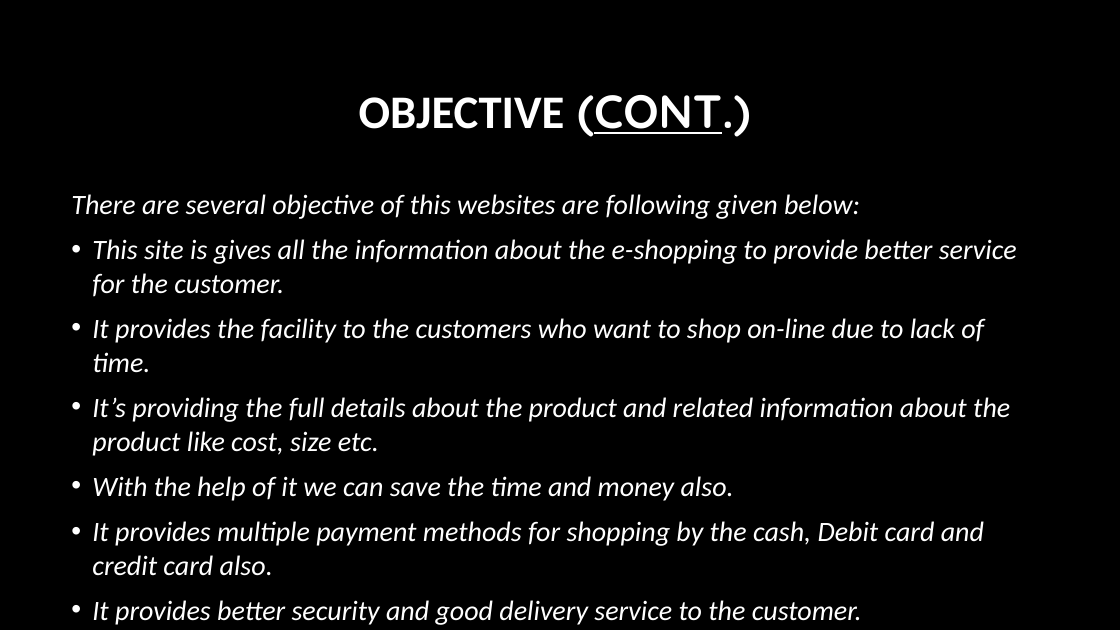
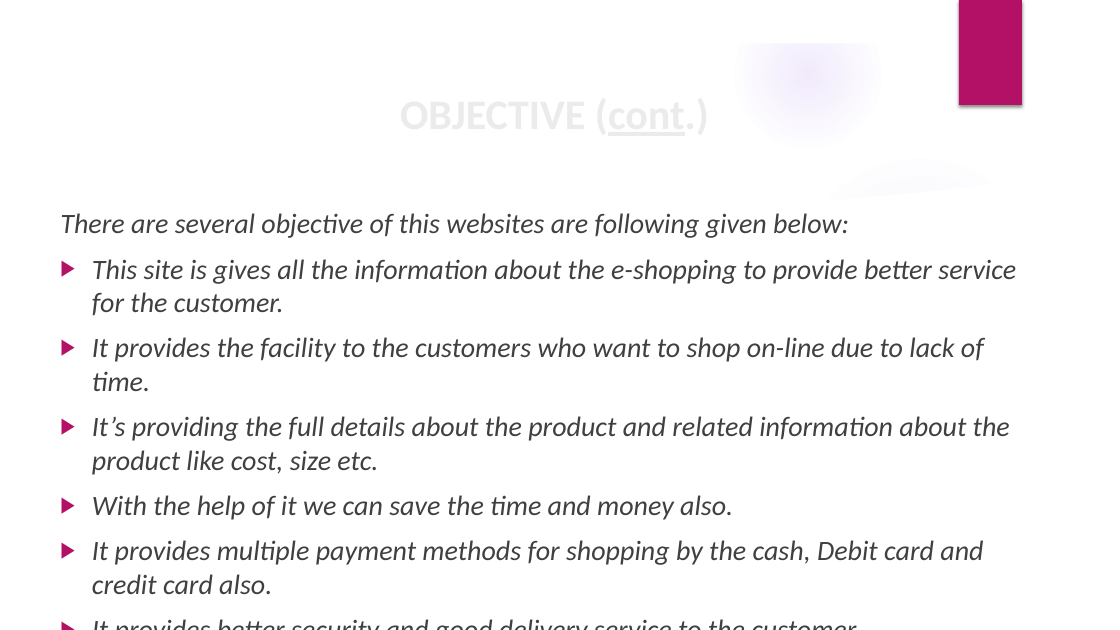
Before and after one commit to lalitgiri/Angular_Practice_Program, a slide deck: slide 5 of Ecommerce-Project/report data/project ppt.pptx (slide 4 before the commit). Drawn at 1120x630 pixels with LibreOffice and Linux fonts; fonts in the diff are those of the drawing; background and template pictures are left out. Boxes give left, top, right and bottom in pixels: in the first picture for what was removed or moved away, otherwise in the second. Text is boxed around its words. In the diff, an @@ line names an element or a change of style, - is before the commit and + after.

```diff
--- a/Ecommerce-Project/report data/project ppt.pptx
+++ b/Ecommerce-Project/report data/project ppt.pptx
@@ background #000000 to picture (left out) @@
@@ group added at (0,0,1120,630): 5 ellipses, 3 freeform shapes @@
@@ rectangle added at (959,0,1022,105), fill #B31166 @@
@@ text "There are several objective of ...": place and size @@
-text "There are several objective of ..." at (71,194,1017,625)
+text "There are several objective of ..." at (60,213,1016,594)
@@ text "There are several objective of ..." at (60,213,1016,594): text colour #FFFFFF to #404040; bullet • to ▶ @@
@@ title at (261,213,363,238): text changed; size 40 to 36 pt; text colour #FFFFFF to #EBEBEB @@
-OBJECTIVE (CONT.)
+OBJECTIVE (cont.)
```
Also in this commit, not shown: 37 other slides changed, 3 slides added, 1 slide removed, 2 other files.
